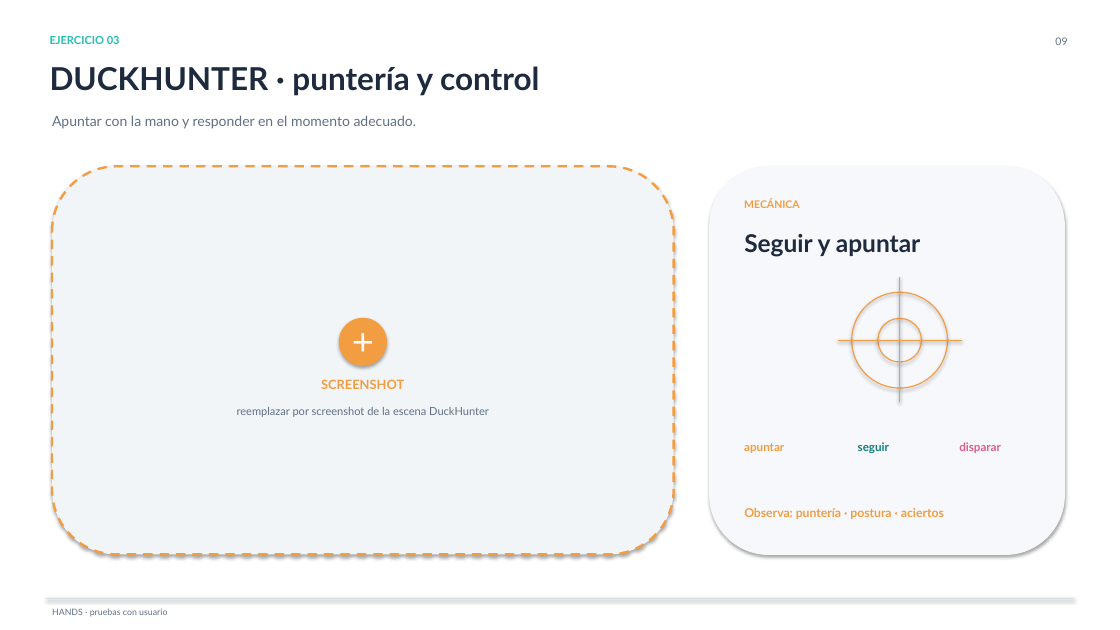
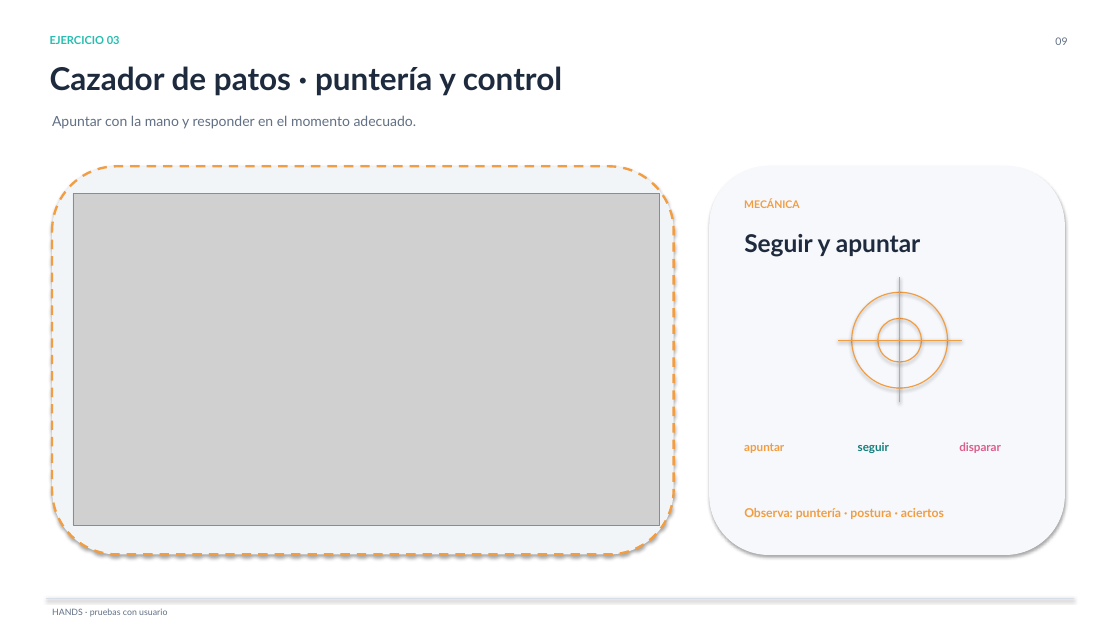
Before and after one commit to sanxxtiago/Hands, a slide deck: slide 9 of Presentacion_MotiVa_Pruebas_Usuario.pptx. Drawn at 1120x630 pixels with LibreOffice and Linux fonts; fonts in the diff are those of the drawing; grey boxes stand for pictures. Boxes give left, top, right and bottom in pixels: in the first picture for what was removed or moved away, otherwise in the second. Text is boxed around its words. In the diff, an @@ line names an element or a change of style, - is before the commit and + after.

```diff
--- a/Presentacion_MotiVa_Pruebas_Usuario.pptx
+++ b/Presentacion_MotiVa_Pruebas_Usuario.pptx
@@ text at bbox=[50, 66, 562, 96]: text changed @@
-DUCKHUNTER · puntería y control
+Cazador de patos · puntería y control
@@ picture added at bbox=[73, 193, 660, 525] @@
@@ text removed at bbox=[339, 319, 386, 365] @@
-＋
@@ text removed at bbox=[321, 379, 404, 389] @@
-SCREENSHOT
@@ text removed at bbox=[237, 407, 489, 417] @@
-reemplazar por screenshot de la escena DuckHunter
```
Also in this commit, not shown: 4 other slides changed.
